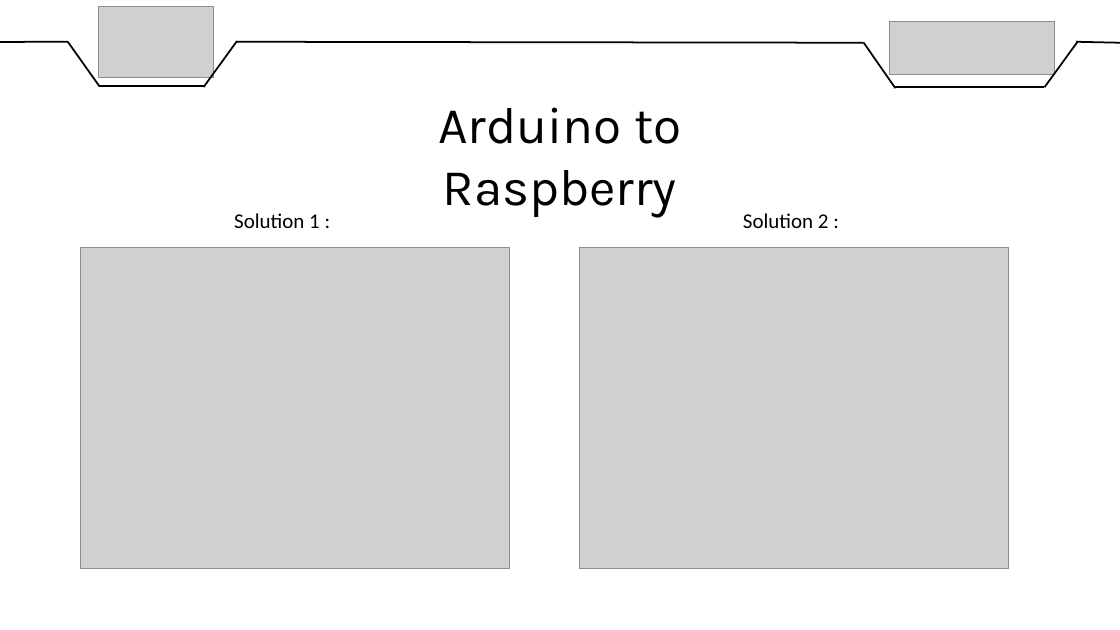
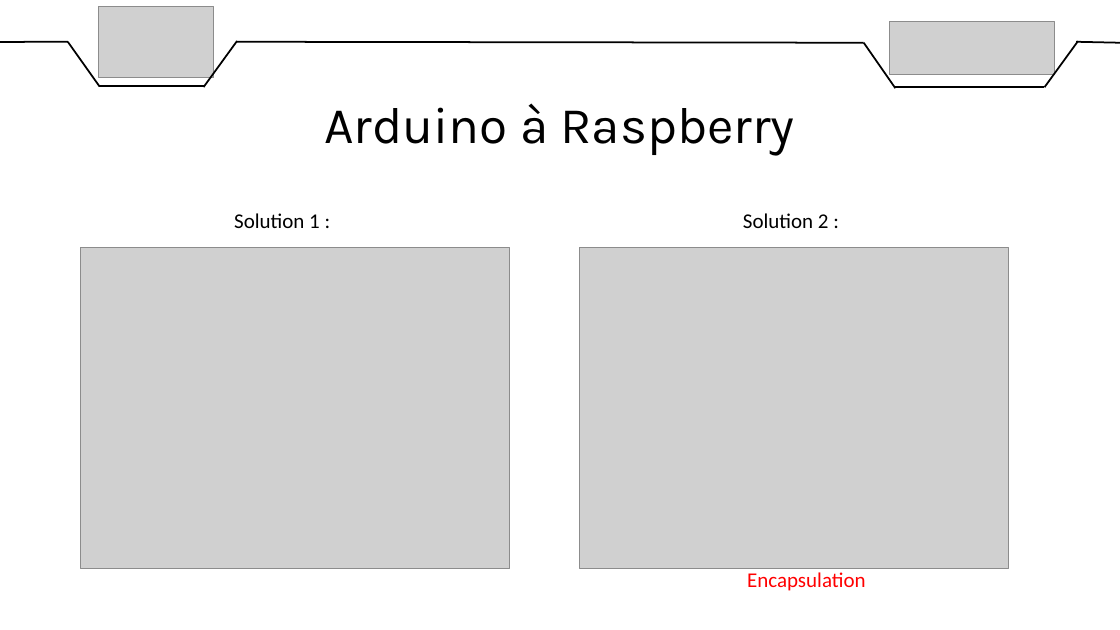
Before and after one commit to DylanChe/SupervisionSerre, a slide deck: slide 14 of oral_projet/revue_2/diaporama_revue_2_willy.pptx (slide 12 before the commit). Drawn at 1120x630 pixels with LibreOffice and Linux fonts; fonts in the diff are those of the drawing; grey boxes stand for pictures. Boxes give left, top, right and bottom in pixels: in the first picture for what was removed or moved away, otherwise in the second. Text is boxed around its words. In the diff, an @@ line names an element or a change of style, - is before the commit and + after.

```diff
--- a/oral_projet/revue_2/diaporama_revue_2_willy.pptx
+++ b/oral_projet/revue_2/diaporama_revue_2_willy.pptx
@@ text at box(324, 103, 795, 156): text changed @@
-Arduino to Raspberry
+Arduino à Raspberry
@@ text added at box(747, 572, 866, 591), 18 pt, text #FF0000 @@
+Encapsulation
```
Also in this commit, not shown: 3 other slides changed, 4 slides added.
